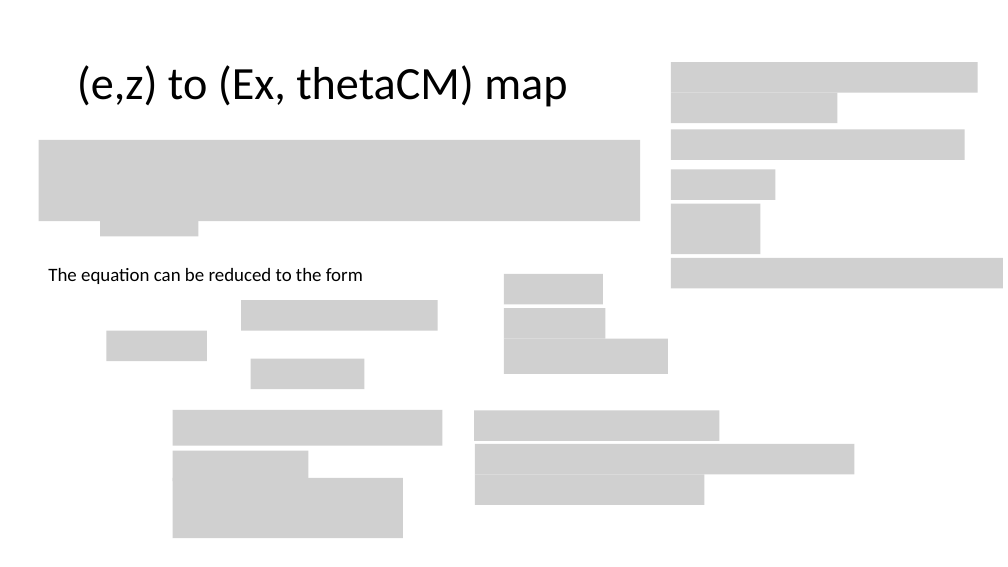
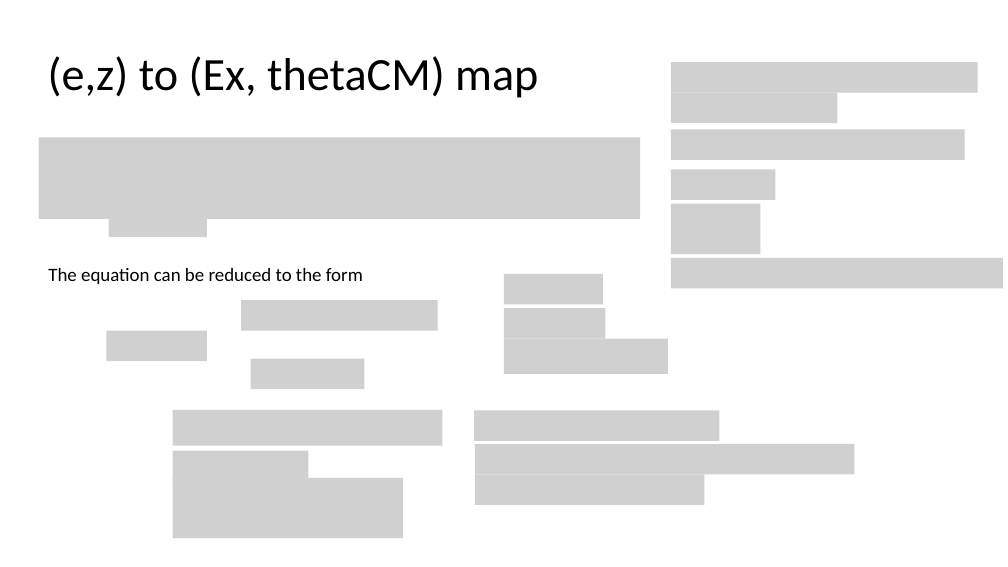
Before and after one commit to goluckyryan/HELIOS, a slide deck: slide 12 of Calibration/autoCali/documents/HELIOS AutoCalibration.pptx. Drawn at 1008x567 pixels with LibreOffice and Linux fonts; fonts in the diff are those of the drawing; grey boxes stand for pictures. Boxes give left, top, right and bottom in pixels: in the first picture for what was removed or moved away, otherwise in the second. Text is boxed around its words. In the diff, an @@ line names an element or a change of style, - is before the commit and + after.

```diff
--- a/Calibration/autoCali/documents/HELIOS AutoCalibration.pptx
+++ b/Calibration/autoCali/documents/HELIOS AutoCalibration.pptx
@@ title "(e,z) to (Ex, thetaCM) map": place and size @@
-title "(e,z) to (Ex, thetaCM) map" at [77,65,567,107]
+title "(e,z) to (Ex, thetaCM) map" at [48,56,538,98]
@@ picture: place and size @@
-picture at [100,206,198,236]
+picture at [109,206,207,237]
```
Also in this commit, not shown: 4 other slides changed, 1 slide added, 1 other file.
